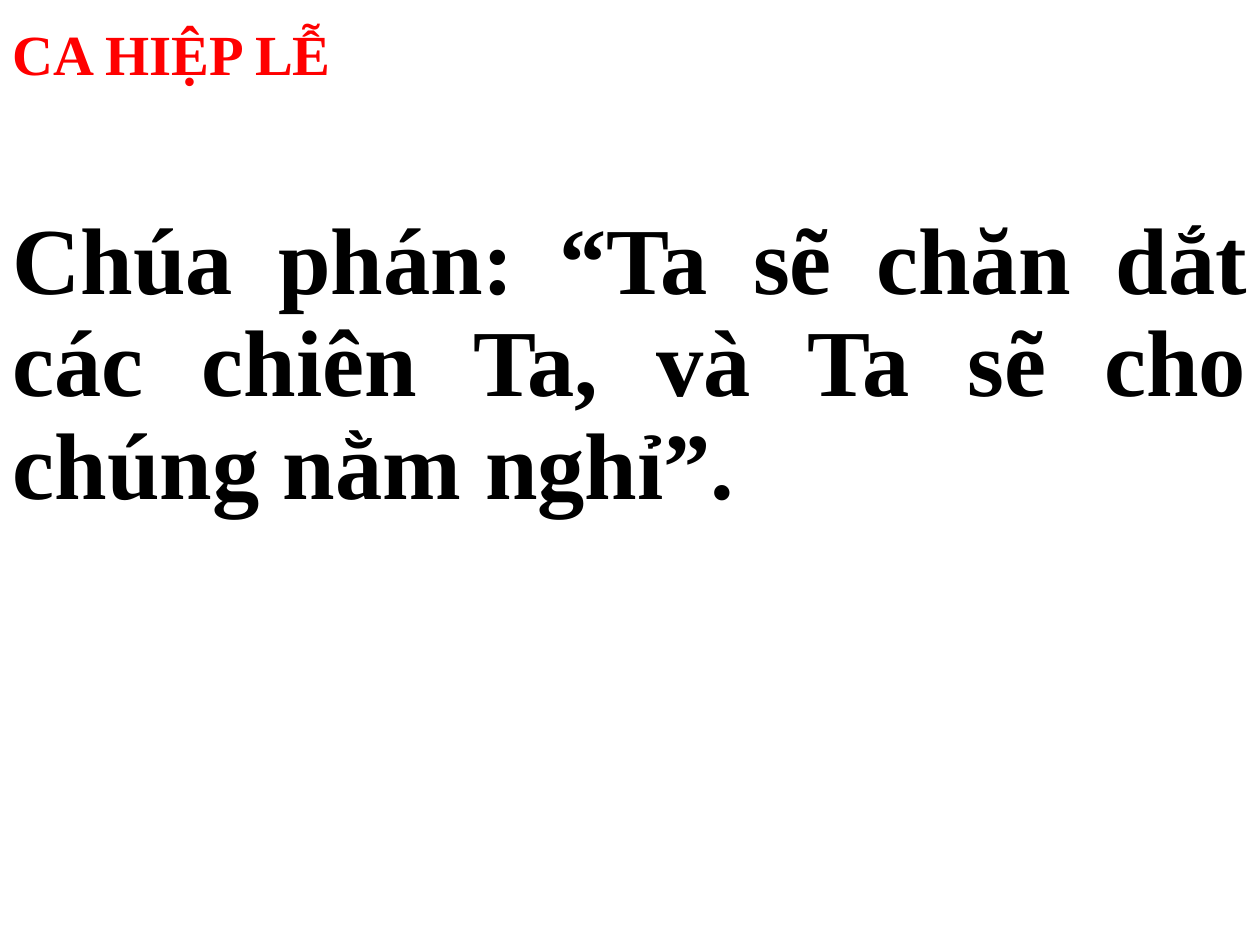
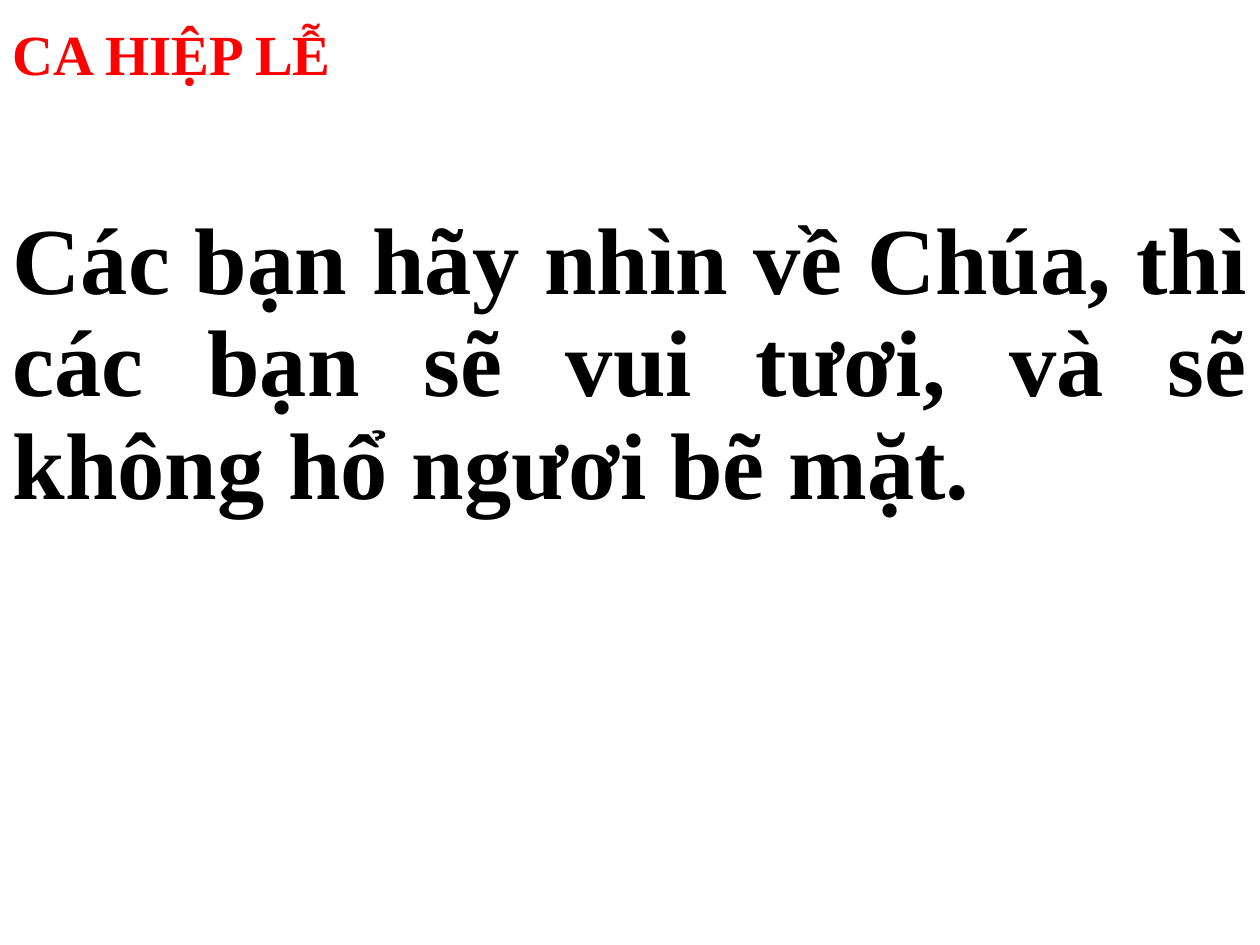
Before and after one commit to peteranh99/usb-songs, a slide deck: slide 18 of Thứ 3.pptx (slide 19 before the commit). Drawn at 1260x945 pixels with LibreOffice and Linux fonts; fonts in the diff are those of the drawing. Boxes give left, top, right and bottom in pixels: in the first picture for what was removed or moved away, otherwise in the second. Text is boxed around its words. In the diff, an @@ line names an element or a change of style, - is before the commit and + after.

```diff
--- a/Thứ 3.pptx
+++ b/Thứ 3.pptx
@@ subtitle at (x1=13, y1=225, x2=1247, y2=517): text changed @@
-Chúa phán: “Ta sẽ chăn dắt các chiên Ta, và Ta sẽ cho chúng nằm nghỉ”.
+Các bạn hãy nhìn về Chúa, thì các bạn sẽ vui tươi, và sẽ không hổ ngươi bẽ mặt.
```
Also in this commit, not shown: 1 other slide changed, 18 slides added, 17 slides removed.
